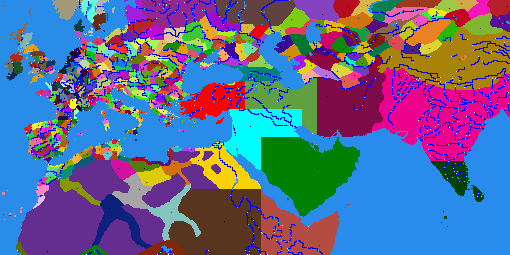
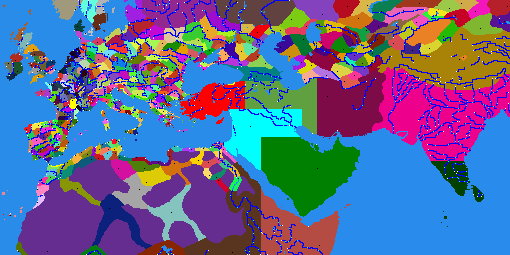
Revision of a layered w=510, h=255 image; what changed, layer by layer:
painted on "map_features_transparent" over (x1=226, y1=164, x2=234, y2=171)
painted on "map_regions" over (x1=168, y1=142, x2=261, y2=253)
